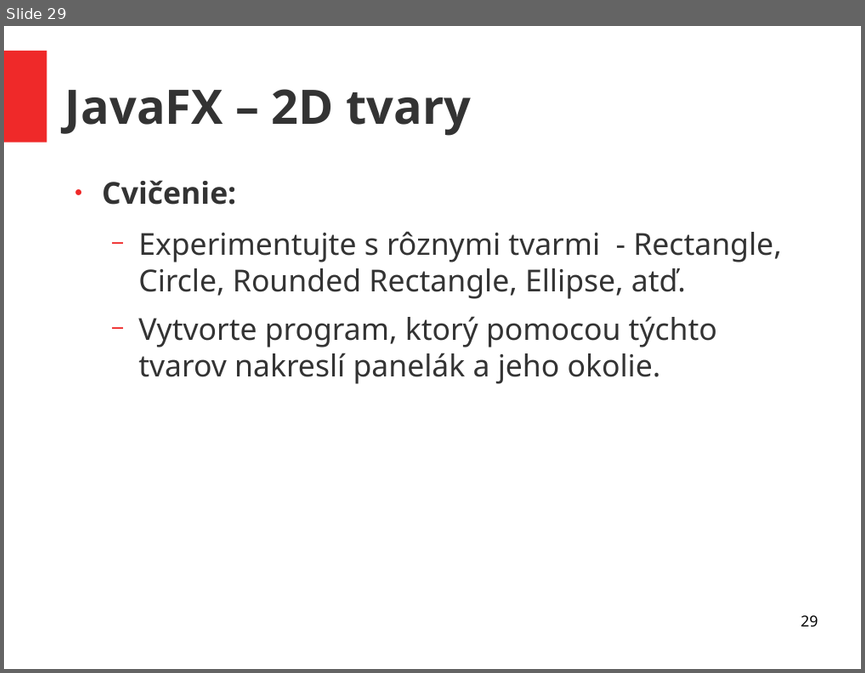
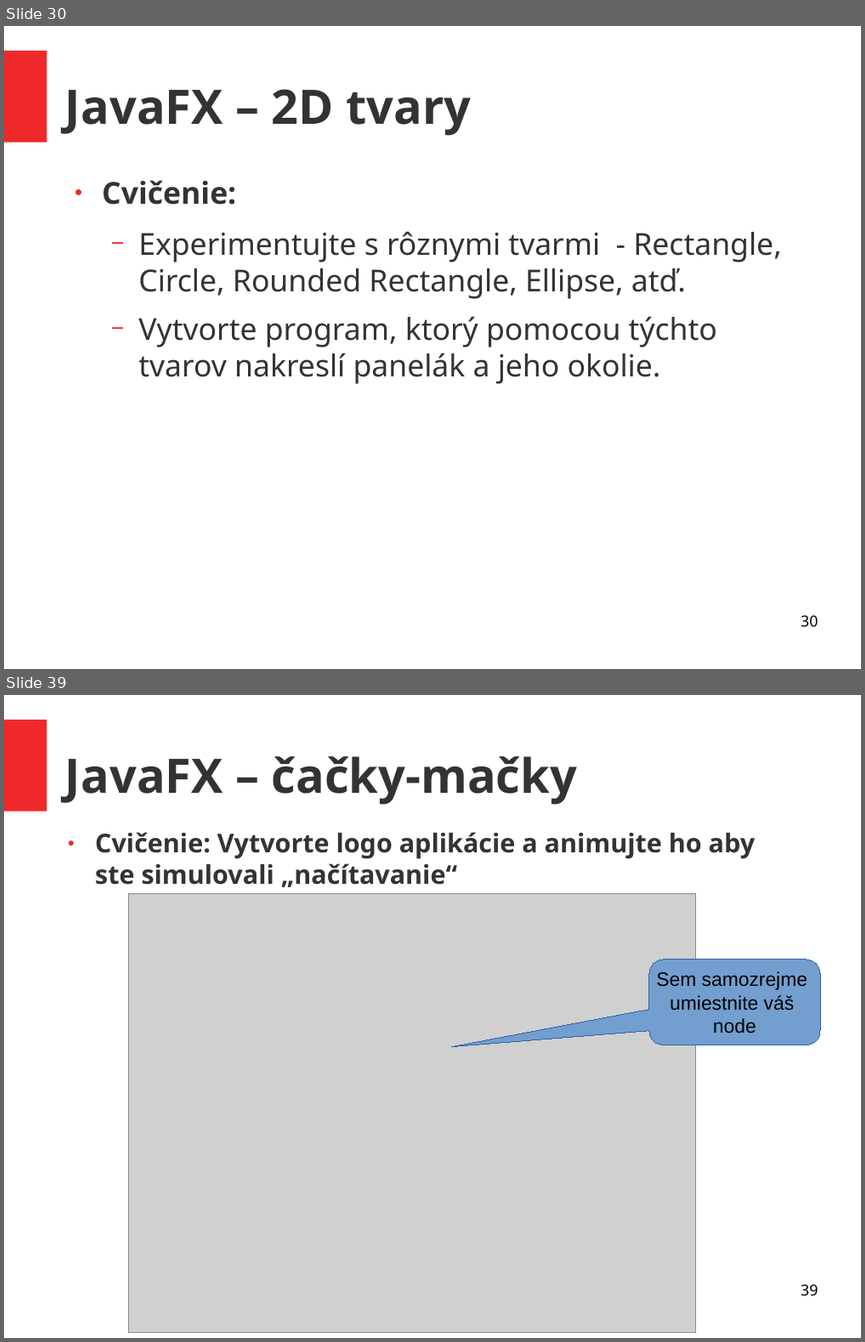
Before and after one commit to ukf-michalkohutek/prezentacia, a slide deck: seminar2.odp. Shown one above the other, each under a label of ours: slide 29 before the commit, slides 30 and 39 after it; the slides between them are not shown. The pictures are 865x673 and 865x1342 pixels, drawn with LibreOffice and Linux fonts; fonts in the diff are those of the drawing; grey boxes stand for pictures. Boxes give left, top, right and bottom in pixels: in the first picture for what was removed or moved away, otherwise in the second. Text is boxed around its words. In the diff, an @@ line names an element or a change of style, - is before the commit and + after.

```diff
--- a/seminar2.odp
+++ b/seminar2.odp
@@ slide 39 added at (x1=4, y1=695, x2=861, y2=1338), background #FFFFFF; not listed: 1 template element that a slide beside it also shows @@
@@ title added at (x1=65, y1=756, x2=577, y2=805), 44 pt, text #333333, bold @@
+JavaFX – čačky-mačky
@@ text added at (x1=95, y1=832, x2=755, y2=887), 24 pt, text #333333, bold @@
+● Cvičenie: Vytvorte logo aplikácie a animujte ho aby ste simulovali „načítavanie“
@@ picture added at (x1=128, y1=894, x2=696, y2=1333) @@
@@ rounded speech box added at (x1=649, y1=959, x2=820, y2=1045), fill #729FCF, outline #3465A4 0 pt, 18 pt, text #000000 @@
+Sem samozrejme
+umiestnite váš
+node
@@ page number added at (x1=800, y1=1284, x2=817, y2=1296), 14 pt, text #000000 @@
+39
@@ what was slide 29 is now slide 30 @@
@@ page number at (x1=800, y1=615, x2=817, y2=627): text changed @@
-29
+30
```
Also in this commit, not shown: 1 slide changed, 9 other slides added, 1 other file.
